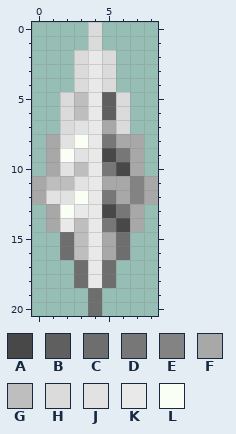
Two states of a pixel-art sprite, Projectiles/Boss/JungleHunter/WitherProjectile.png. This is how it looked before the edit.
The file is 18x42 pixels, drawn in blocks of 2x2; one block is one cell here.
Palette (. is transparent): A #484848  B #5f5f5f  C #6e6e6e  D #777777  E #838383  F #a8a8a8  G #bebebe  H #dbdbdb  J #e2e2e2  K #e9e9e9  L #fafff6
Pixels before, first column x 0:
 0 ....H....
 1 ....H....
 2 ...HKH...
 3 ...HKH...
 4 ...HKH...
 5 ..HGKBH..
 6 ..HGKBH..
 7 ..HJKFH..
 8 .FJLKDFF.
 9 .FLJKADF.
10 .FJGKDAF.
11 FGGJKFFEF
12 FJJLKDFEF
13 .FLKKADF.
14 .FKGKDAF.
15 ..CGKFC..
16 ..CGKFC..
17 ...CKC...
18 ...CKC...
19 ....C....
20 ....C....
The same view after the edit:
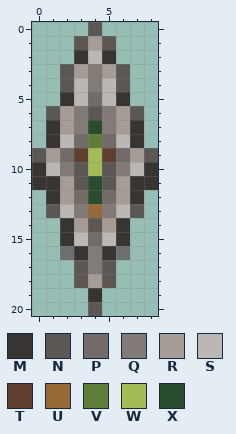
Colours new in this view: M #373432  N #5b5754  P #726b67  Q #827a76  R #a59c96  S #bab7b4  T #5f3d2f  U #956a36  V #5f7d38  W #a2bd54  X #294d2c
The edit:
Changed rows in their new state; - is an unchanged pixel.
first column x 0:
 0 ----N----
 1 ---NRN---
 2 ---MSM---
 3 --NRQRN--
 4 --NSQSN--
 5 --MSPSM--
 6 -NRQNQRN-
 7 -MRQXQRM-
 8 -MSPVPSM-
 9 NRPTWTPRN
10 MSQNWNQSM
11 MMRNXNRMM
12 .MRPXPRM.
13 -NSQUQSN-
14 -.MRNRM.-
15 --MSPSM--
16 ---MQM---
17 ---NQN---
18 ---NRN---
19 ----M----
20 ----N----
